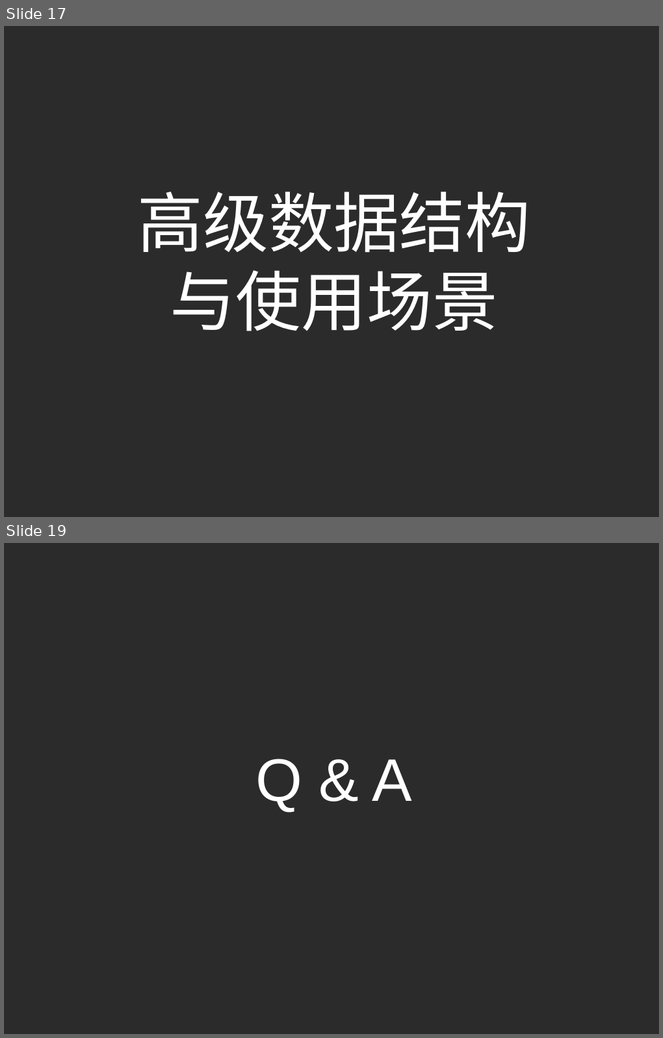
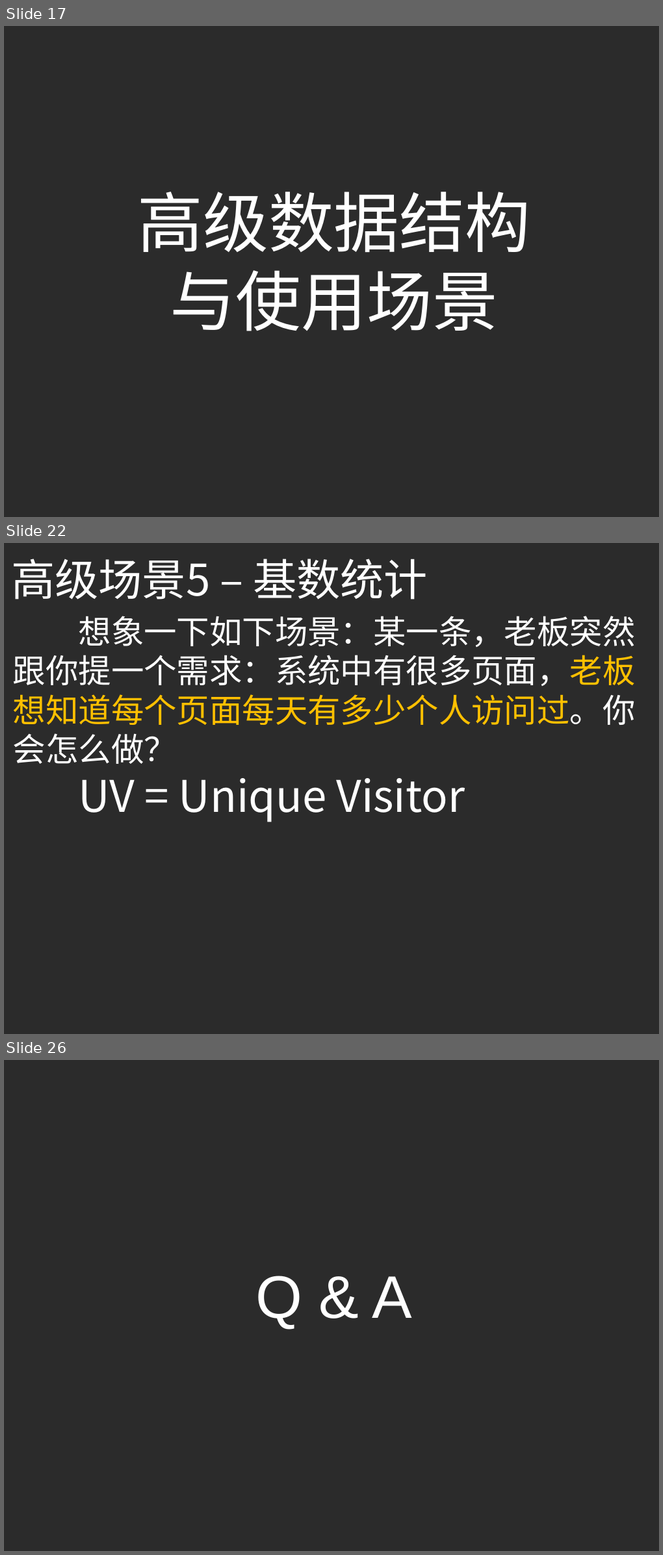
Before and after one commit to yellowb/redis-application-sharing, a slide deck: doc/SD_EP01_Redis_Adv_Application.pptx. Shown one above the other, each under a label of ours: slides 17 and 19 before the commit, slides 17, 22 and 26 after it; the slides between them are not shown. The pictures are 663x1038 and 663x1555 pixels, drawn with LibreOffice and Linux fonts; fonts in the diff are those of the drawing; background and template pictures are left out; a plain dark background stands for a picture behind light text. Boxes give left, top, right and bottom in pixels: in the first picture for what was removed or moved away, otherwise in the second. Text is boxed around its words. In the diff, an @@ line names an element or a change of style, - is before the commit and + after.

```diff
--- a/doc/SD_EP01_Redis_Adv_Application.pptx
+++ b/doc/SD_EP01_Redis_Adv_Application.pptx
@@ slide 22 added at box(4, 543, 659, 1034), background picture (left out) @@
@@ text added at box(11, 559, 428, 600), 48 pt, text #FFFFFF @@
+高级场景5 – 基数统计
@@ text added at box(13, 616, 636, 823), 36 pt, text #FFFFFF @@
+想象一下如下场景：某一条，老板突然跟你提一个需求：系统中有很多页面，老板想知道每个页面每天有多少个人访问过。你会怎么做？
+UV = Unique Visitor
@@ what was slide 19 is now slide 26 @@
```
Also in this commit, not shown: 1 slide changed, 6 other slides added.
